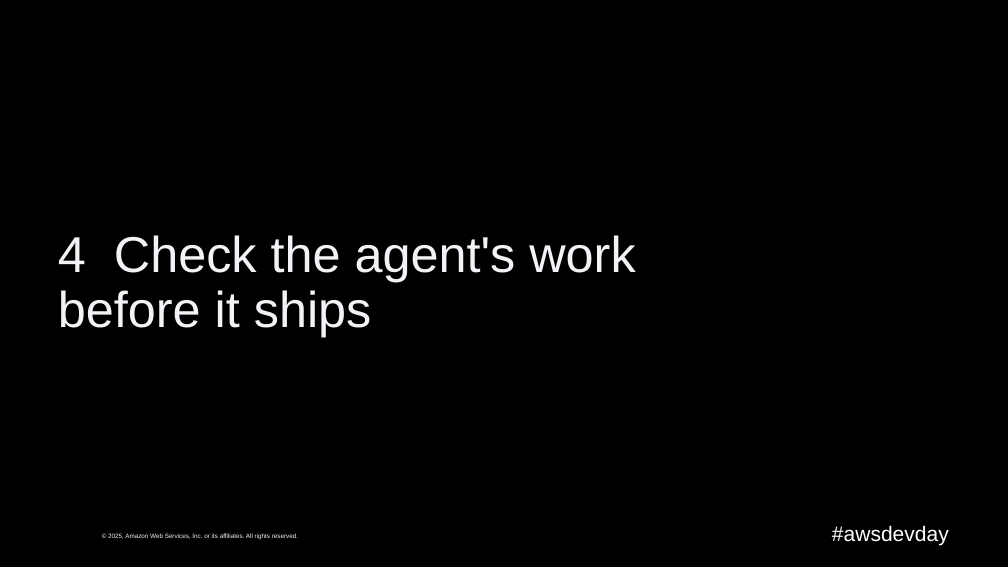
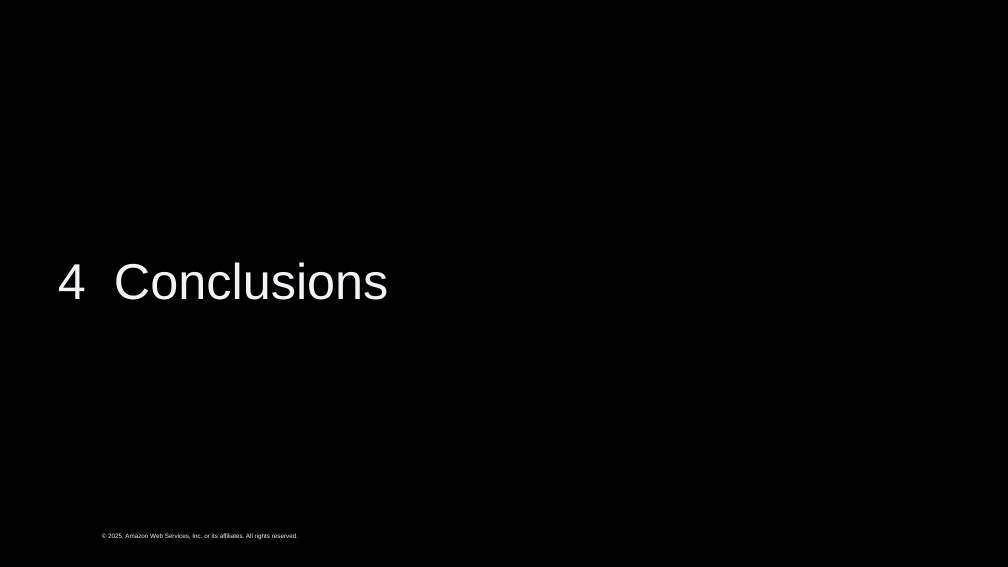
Before and after one commit to caroline-cah/lakehouse-harness, a slide deck: slide 24 of talk/harness-engineering-live.pptx (slide 27 before the commit). Drawn at 1008x567 pixels with LibreOffice and Linux fonts; fonts in the diff are those of the drawing; background and template pictures are left out. Boxes give left, top, right and bottom in pixels: in the first picture for what was removed or moved away, otherwise in the second. Text is boxed around its words. In the diff, an @@ line names an element or a change of style, - is before the commit and + after.

```diff
--- a/talk/harness-engineering-live.pptx
+++ b/talk/harness-engineering-live.pptx
@@ title at box(58, 262, 388, 300): text changed @@
-4 Check the agent's work before it ships
+4 Conclusions
@@ text removed at box(832, 525, 949, 545) @@
-#awsdevday
```
Also in this commit, not shown: 28 other slides changed, 3 slides added, 9 slides removed, 32 other files.
